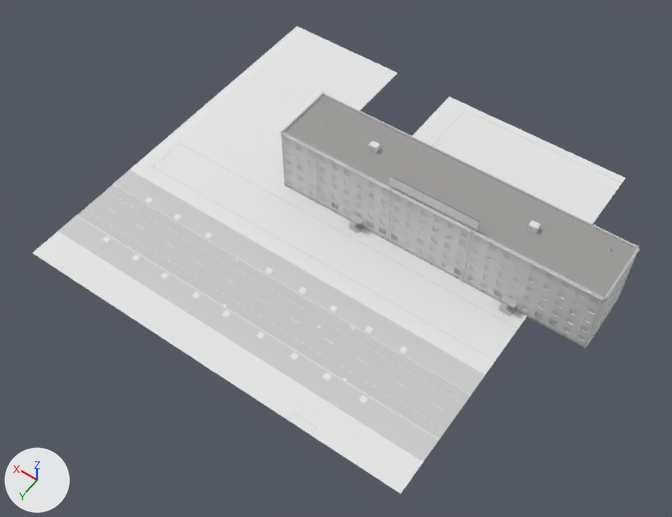
The glTF model dushanbe_city/assets/city/chunks/chunk_5_3.glb: old version first, new version second.
One viewpoint serves both versions: a 50 mm camera at (167.1, 67.1, 166.7) aimed at (241.6, -37.3, 2.7). Arrows for +X, +Y and +Z are at lower left; the lights stay in place. The older version comes first. Objects named as collision shapes, trigger or cutter boxes, shadow casters or lower levels of detail are left out. Vertices at exactly the same position are counted once.

The scene before the commit, as lines of its bpy script (objects in view):
```python
me_base = bpy.data.meshes.new('base')
me_base.from_pydata(...)  # 4553 vertices, 4328 faces; spans x -64.2..50.0, y -50.0..50.0, z -0.1..21.0
me_base.materials.append(mat_asphalt)
me_base.materials.append(mat_asphalt_yard)
me_base.materials.append(mat_concrete)
me_base.materials.append(mat_curb)
me_base.materials.append(mat_glass)
me_base.materials.append(mat_grate)
me_base.materials.append(mat_lawn)
me_base.materials.append(mat_manhole)
me_base.materials.append(mat_metal_galv)
me_base.materials.append(mat_metal_paint)
me_base.materials.append(mat_plaza)
me_base.materials.append(mat_plinth)
me_base.materials.append(mat_road_paint)
me_base.materials.append(mat_roof_flat)
me_base.materials.append(mat_sidewalk)
me_base.materials.append(mat_sign)
me_base.materials.append(mat_soil)
me_base.materials.append(mat_wall_plaster)
me_detail = bpy.data.meshes.new('detail')
me_detail.from_pydata(...)  # 12380 vertices, 10408 faces; spans x -64.1..16.1, y -16.4..2.5, z 0.2..21.0
# faces by material slot: [32, 6116, 24, 2840, 1396]
me_detail.materials.append(mat_frame_alu)
me_detail.materials.append(mat_frame_pvc)
me_detail.materials.append(mat_lamp_emissive)
me_detail.materials.append(mat_metal_galv)
me_detail.materials.append(mat_metal_paint)
ob_base = bpy.data.objects.new('base', me_base)
ob_base.location = (250.0, -50.0, 0.0)
ob_detail = bpy.data.objects.new('detail', me_detail)
ob_detail.location = (250.0, -50.0, 0.0)
```
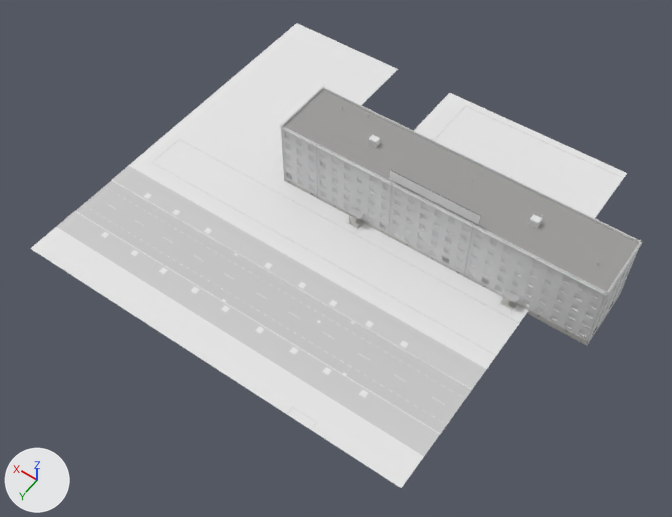
The change, as a diff of the scene's bpy script:
```diff
--- a/dushanbe_city/assets/city/chunks/chunk_5_3.glb.py
+++ b/dushanbe_city/assets/city/chunks/chunk_5_3.glb.py
@@ me_base @@
 # used by ob_base; location = (250.0, -50.0, 0.0)
-me_base.from_pydata(...)  # 4553 vertices, 4328 faces; spans x -64.2..50.0, y -50.0..50.0, z -0.1..21.0
+me_base.from_pydata(...)  # 4955 vertices, 4872 faces; spans x -64.2..50.0, y -50.0..50.0, z 1.1..22.8
+# me_base part 1: the loose piece of 8 vertices spanning x -7.3..-4.1, y 0.0..1.6, z 0.2..0.6 is scaled about its middle by (1, 1, 3), then moved by (0.0, 0.0, 1.4)
+# me_base part 2: the loose piece of 8 vertices spanning x -47.3..-44.1, y 0.0..1.6, z 0.2..0.6 is scaled about its middle by (1, 1, 3), then moved by (0.0, 0.0, 1.4)
+# me_base part 3: the loose piece of 24 vertices spanning x -64.2..16.2, y -16.2..0.2, z 17.4..17.6 is moved by (0.0, 0.0, 1.8)
+# me_base part 4: the loose piece of 52 vertices spanning x -50.0..50.0, y -50.0..24.0, z 0.2 is rebuilt with 224 vertices and now spans x -50.0..50.0, y -50.0..24.0, z 1.2..2.4
+# me_base part 5: the loose piece of 8 vertices spanning x -50.0..50.0, y 36.0..36.2, z -0.1..0.2 is rebuilt with 40 vertices and now spans x -50.0..50.0, y 36.0..36.2, z 1.5..2.5
+# me_base part 6: the loose piece of 4 vertices spanning x -50.0..50.0, y 24.0..36.0, z 0.0 is rebuilt with 20 vertices and now spans x -50.0..50.0, y 24.0..36.0, z 1.5..2.4
+# me_base part 7: 391 loose pieces with 1603 vertices, spanning x -64.0..49.8, y -16.0..50.0, z 0.0..21.0, are deleted
+# me_base part 8: 6 vertices moved within x -64.0..16.0, y 0.0, z 2.8; 2642 vertices removed from x -64.1..16.0, y -16.0..0.1, z 0.2..18.0; 3698 vertices added at x -64.1..16.0, y -16.0..2.2, z 1.1..22.8
+# me_base part 9: 18 vertices removed from x -50.0..50.0, y 36.0..50.0, z 0.2; 627 vertices added at x -50.0..50.0, y 22.0..50.0, z 1.5..2.6
+# other edits to the shape of me_base do not show in these pictures
 me_base.materials.append(mat_asphalt)
```

Location of each change, [x1, y1, x2, y2] in pixels of the pictures (672 x 517 px; the box of a moved part takes in the faces that stretch with it):
'base', reshaped: before [33, 26, 640, 494]; after [30, 23, 643, 488]
part 1 of me_base, moved or reshaped: before [349, 221, 364, 232]; after [349, 216, 364, 227]
part 2 of me_base, moved or reshaped: before [500, 303, 516, 315]; after [501, 297, 517, 310]
part 3 of me_base, moved or reshaped: before [280, 132, 640, 302]; after [279, 126, 643, 296]
part 4 of me_base, rebuilt: before [113, 26, 625, 395]; after [112, 23, 627, 389]
part 5 of me_base, rebuilt: before [76, 215, 439, 440]; after [75, 211, 440, 434]
part 6 of me_base, rebuilt: before [77, 185, 470, 439]; after [76, 181, 472, 434]
part 7 of me_base, deleted: before [86, 94, 638, 435]
part 8 of me_base, moved or reshaped: before [281, 93, 639, 348]; after [281, 87, 642, 346]
part 9 of me_base, built on: before [33, 216, 439, 494]; after [30, 187, 462, 488]
